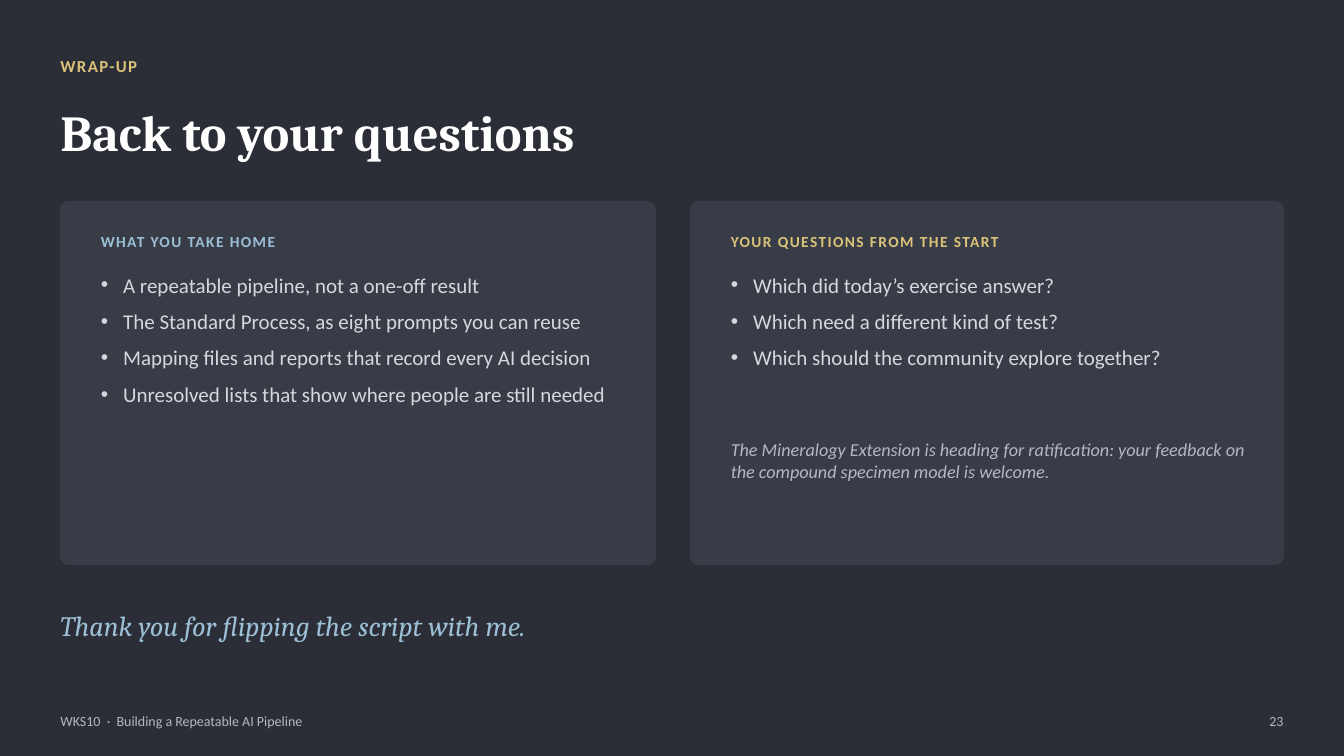
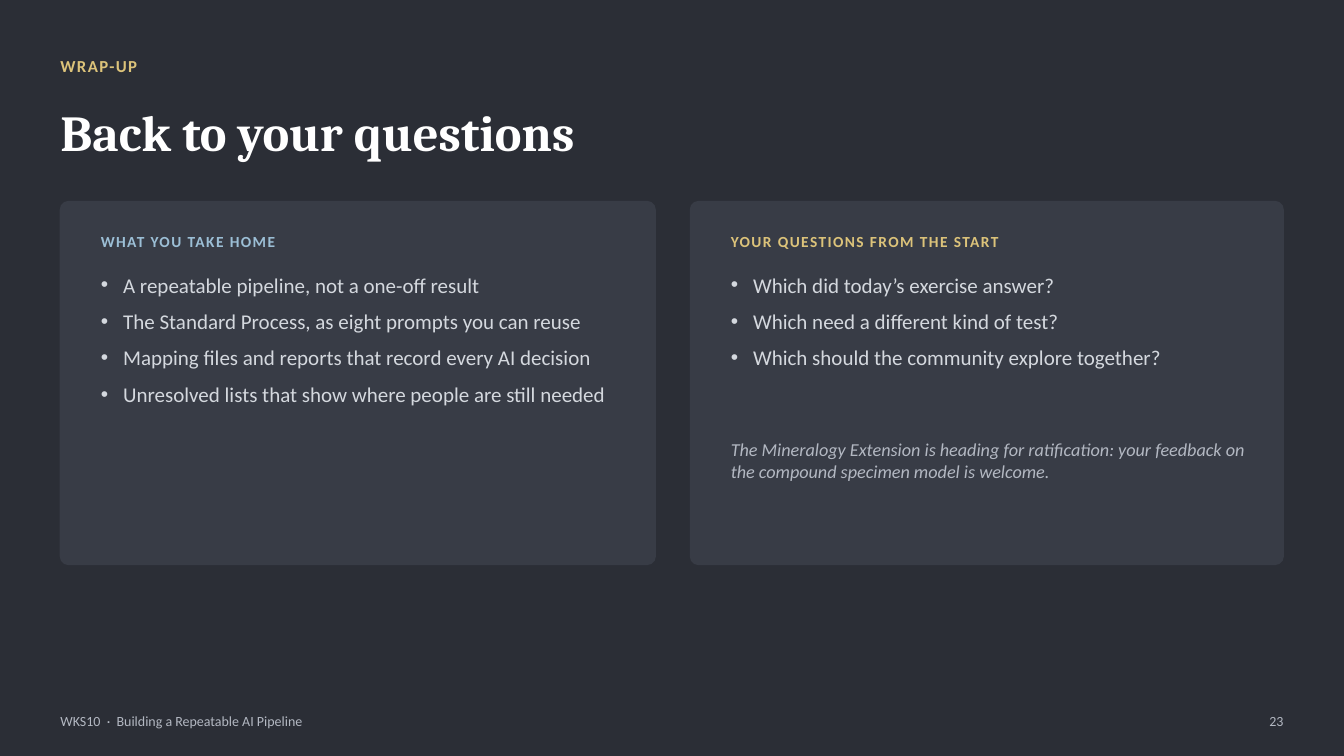
Before and after one commit to ben-norton/tdwg2026-wks10, a slide deck: slide 23 of docs/presentation/WKS10_Presentation.pptx. Drawn at 1344x756 pixels with LibreOffice and Linux fonts; fonts in the diff are those of the drawing. Boxes give left, top, right and bottom in pixels: in the first picture for what was removed or moved away, otherwise in the second. Text is boxed around its words. In the diff, an @@ line names an element or a change of style, - is before the commit and + after.

```diff
--- a/docs/presentation/WKS10_Presentation.pptx
+++ b/docs/presentation/WKS10_Presentation.pptx
@@ text removed at bbox=[60, 616, 526, 642] @@
-Thank you for flipping the script with me.
```
Also in this commit, not shown: 2 other slides changed, 1 other file.
